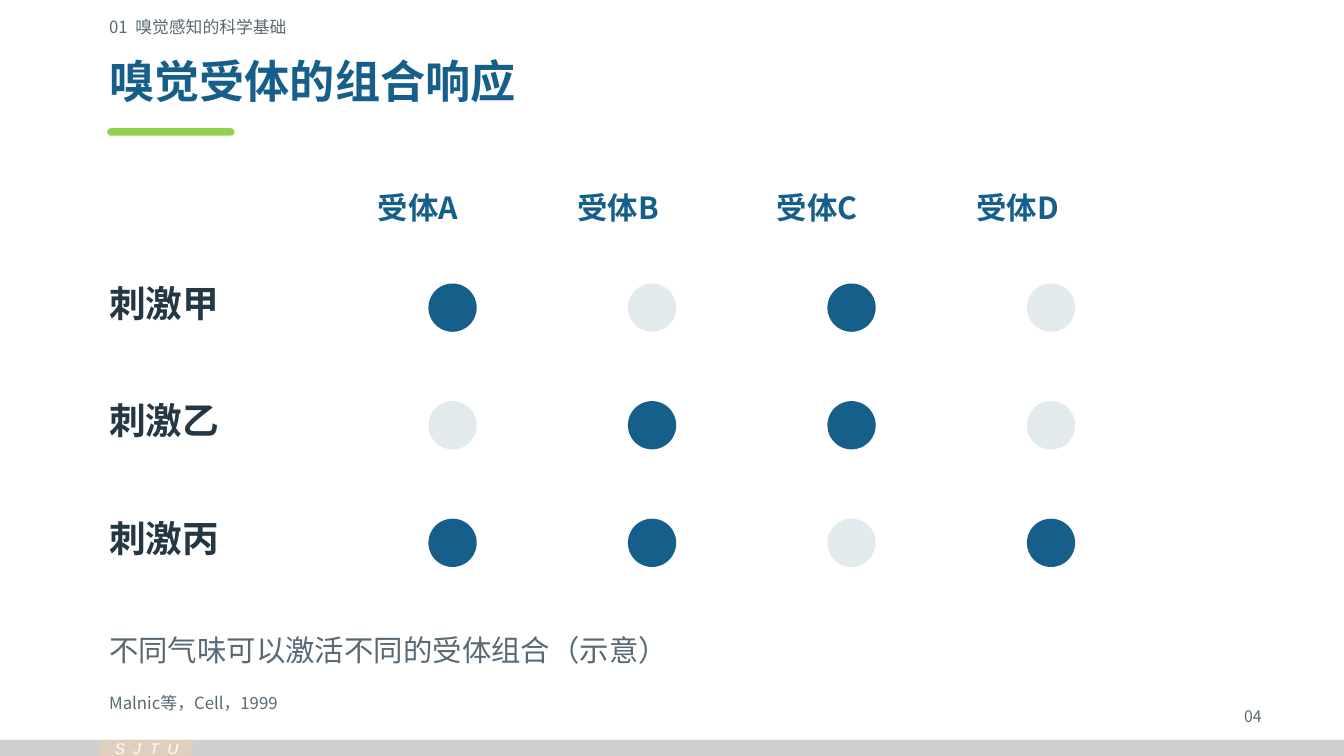
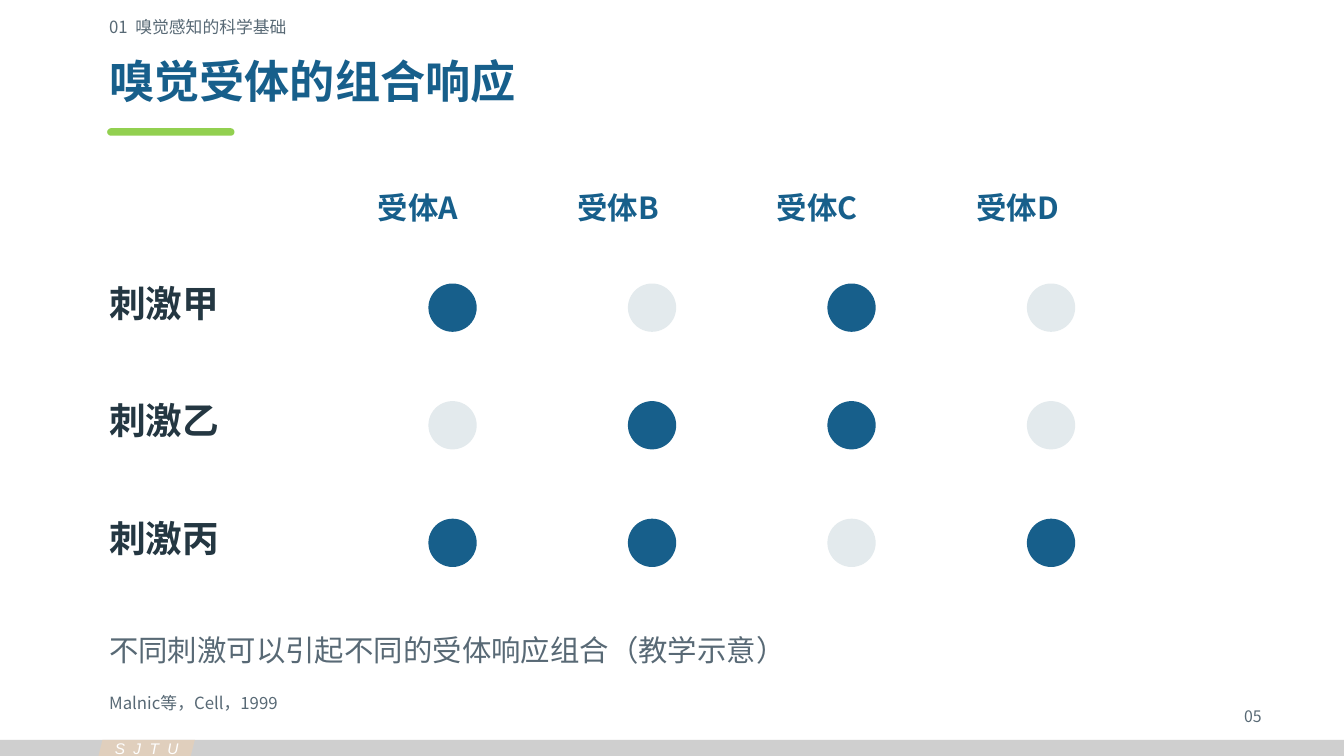
Before and after one commit to Cyh29hao/sjtu-olfaction-vr-2026, a slide deck: slide 3 of release/v3/group-01-science.pptx (slide 2 before the commit). Drawn at 1344x756 pixels with LibreOffice and Linux fonts; fonts in the diff are those of the drawing. Boxes give left, top, right and bottom in pixels: in the first picture for what was removed or moved away, otherwise in the second. Text is boxed around its words. In the diff, an @@ line names an element or a change of style, - is before the commit and + after.

```diff
--- a/release/v3/group-01-science.pptx
+++ b/release/v3/group-01-science.pptx
@@ text at [109,636,785,664]: text changed @@
-不同气味可以激活不同的受体组合（示意）
+不同刺激可以引起不同的受体响应组合（教学示意）
@@ text at [1244,710,1262,722]: text changed @@
-04
+05
```
Also in this commit, not shown: 1 other slide changed, 1 slide added, 37 other files.
